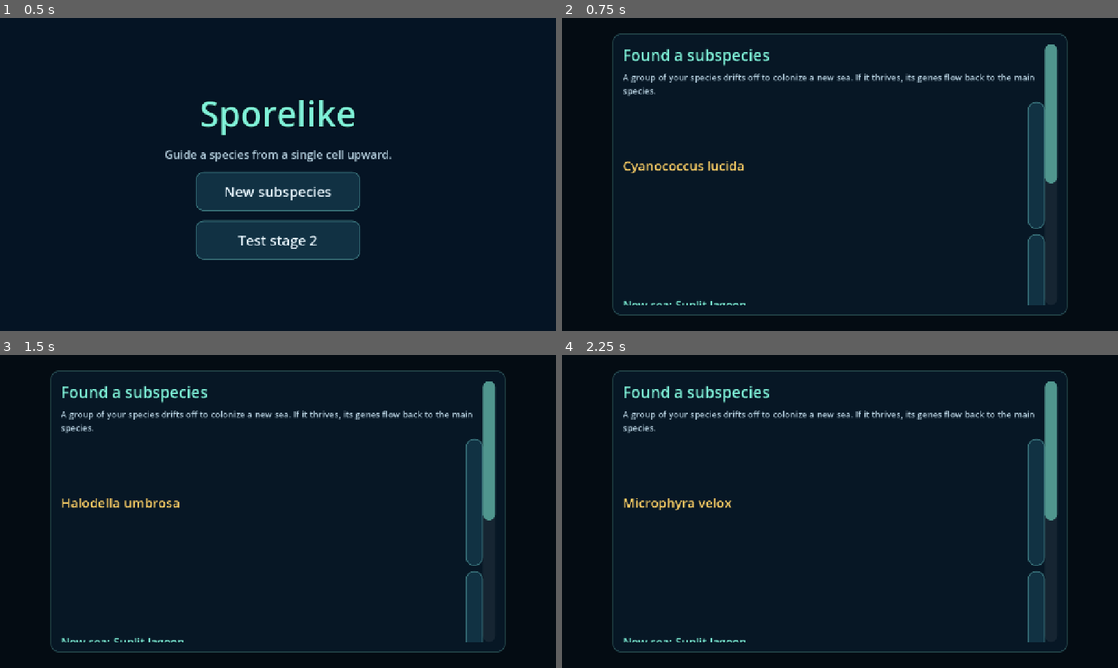
Above: before the commit, frames 1-4 (two rows, left to right).
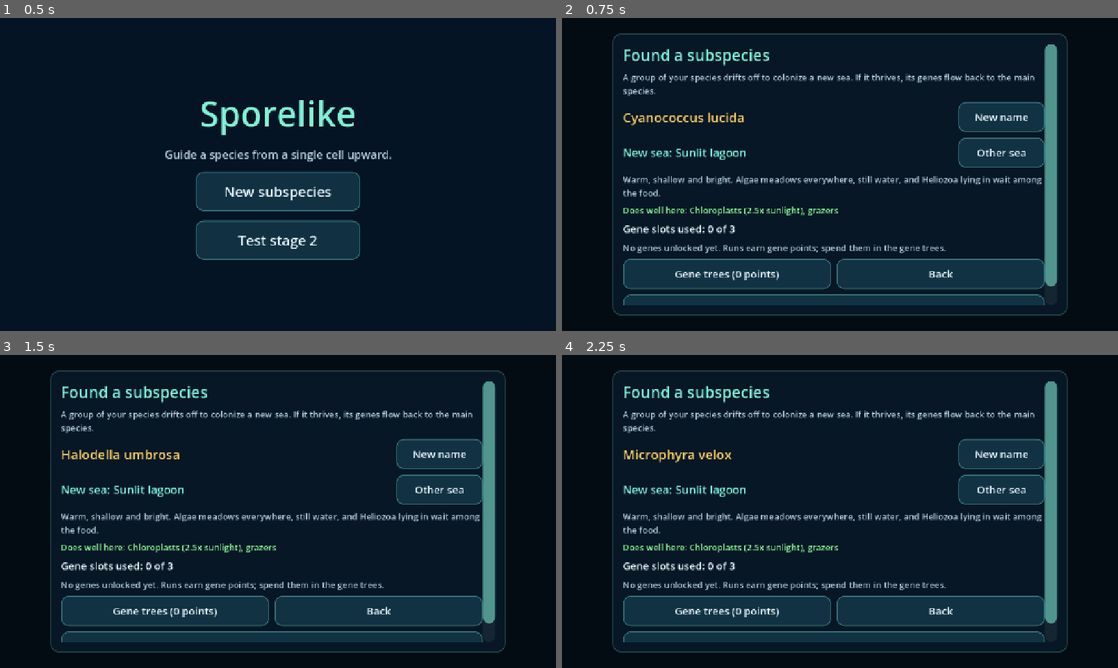
Above: after the commit, the same moments.

Repository: drag0nblad3/Sporelike-
Game: Godot game, scene res://scenes/main.tscn
Two runs of this game, one before a commit and one after it. Both use one fixed random seed, a clock stepped at 60 frames per second and the inputs below.
Inputs:
- Up to frame 1 (0.5 s): no input
- Up to frame 2 (0.75 s): click "New subspecies" at 0.5 s
- Up to frame 3 (1.5 s): click "New name" at 1.25 s
- Up to frame 4 (2.25 s): click "New name" at 2 s

Frame 1 is identical in both runs. In frame 2, 17% of the frame differs, in the area x 11-89%, y 26-92%; in frame 3, 17%; in frame 4, 17%.

Commit message:
Keep the creator's row buttons readable; hide the title for sea shots
Co-Authored-By: Claude Opus 5.5 <noreply@anthropic.com>
Claude-Session: https://claude.ai/code/session_01LRZhx2dv24uHJBjzbjfTdy

Diff:
--- a/scripts/screenshot_tour.gd
+++ b/scripts/screenshot_tour.gd
@@ -176,6 +176,7 @@
 ## A fresh run in every other kind of sea, zoomed out to show its food mix,
 ## water colour and light.
 func _shoot_seas() -> void:
+	title.visible = false
 	for id in Sea.ids():
 		if id == Sea.DEFAULT:
 			continue
--- a/scripts/ui/subspecies_creator.gd
+++ b/scripts/ui/subspecies_creator.gd
@@ -54,6 +54,8 @@
 	label(_name, 30, UiTheme.GOLD, names)
 	var rename := button("New name", func() -> void: _reroll(), names)
 	rename.size_flags_horizontal = Control.SIZE_SHRINK_END
+	# Wrapping buttons in a row shrink to one letter per line without this.
+	rename.custom_minimum_size.x = 200
 	_add_sea()
 	label("Gene slots used: %d of %d" % [used_slots(), bank.slots()], 24)
 	if bank.unlocked.is_empty():
@@ -75,6 +77,7 @@
 	label("New sea: %s" % sea.title, 26, UiTheme.ACCENT, top)
 	var other := button("Other sea", func() -> void: _next_sea(), top)
 	other.size_flags_horizontal = Control.SIZE_SHRINK_END
+	other.custom_minimum_size.x = 200
 	label(sea.blurb, 20, UiTheme.DIM)
 	label("Does well here: %s" % sea.favors, 20, UiTheme.GAIN)
 
